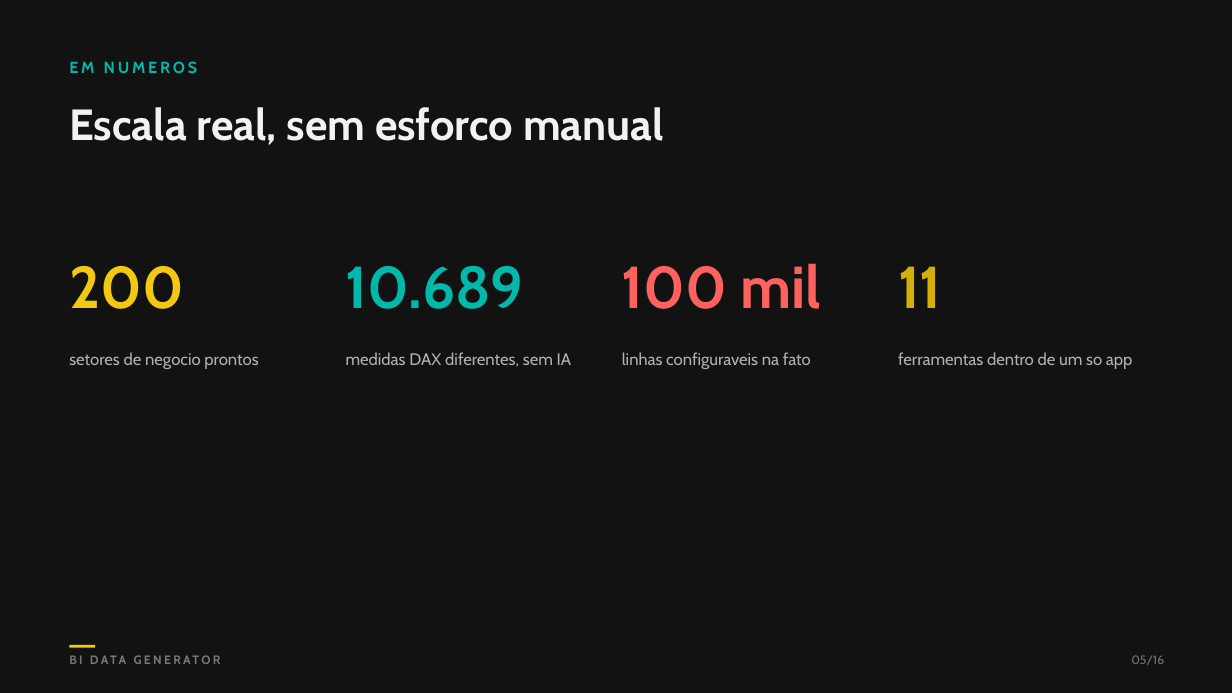
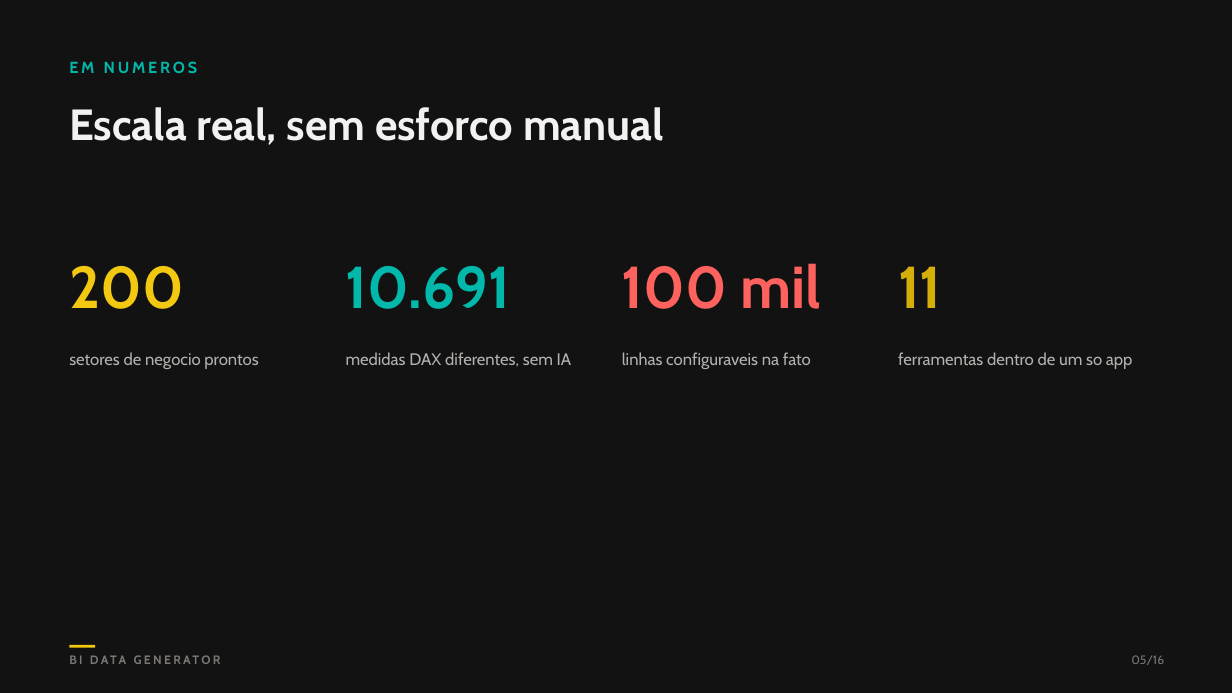
Before and after one commit to RodrigoAiosa/bi_data_generator, a slide deck: slide 5 of public/BI_Data_Generator_Apresentacao.pptx. Drawn at 1232x693 pixels with LibreOffice and Linux fonts; fonts in the diff are those of the drawing. Boxes give left, top, right and bottom in pixels: in the first picture for what was removed or moved away, otherwise in the second. Text is boxed around its words. In the diff, an @@ line names an element or a change of style, - is before the commit and + after.

```diff
--- a/public/BI_Data_Generator_Apresentacao.pptx
+++ b/public/BI_Data_Generator_Apresentacao.pptx
@@ text at (346,266,511,309): text changed @@
-10.689
+10.691
```
Also in this commit, not shown: 1 other slide changed, 3 other files.
